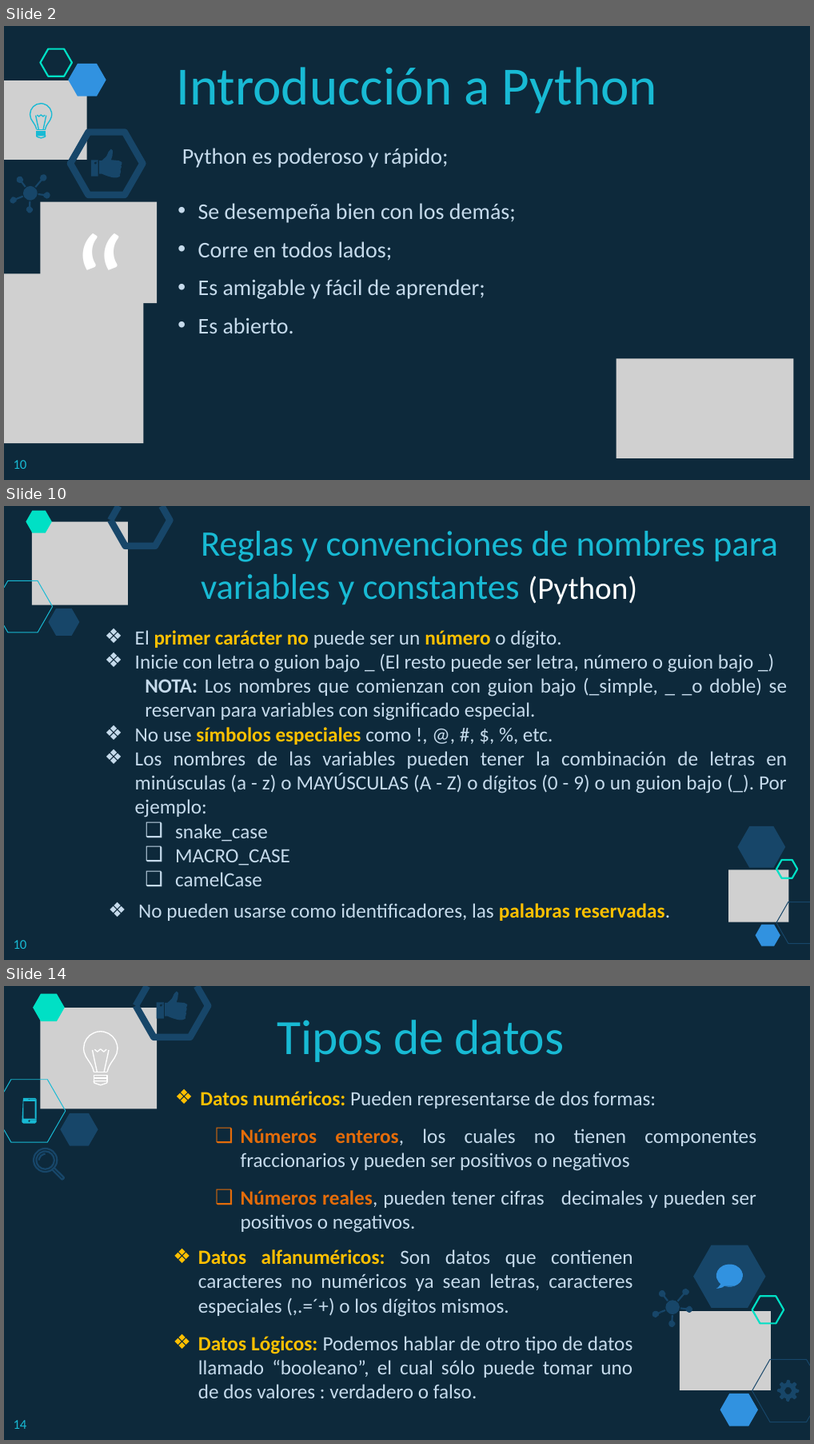
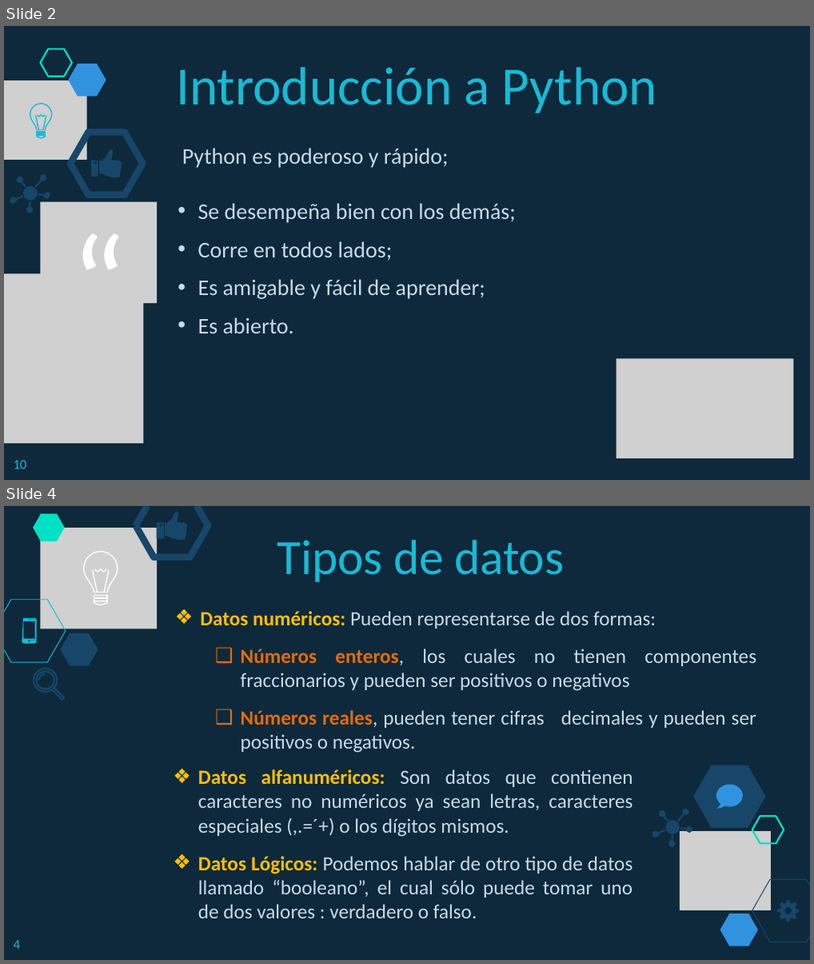
Before and after one commit to lizetheP/PensamientoC, a slide deck: Calendario2019/Presentaciones/1_4_IntroduccionPython.pptx. Shown one above the other, each under a label of ours: slides 2, 10 and 14 before the commit, slides 2 and 4 after it; the slides between them are not shown. The pictures are 814x1444 and 814x964 pixels, drawn with LibreOffice and Linux fonts; fonts in the diff are those of the drawing; grey boxes stand for pictures. Boxes give left, top, right and bottom in pixels: in the first picture for what was removed or moved away, otherwise in the second. Text is boxed around its words. In the diff, an @@ line names an element or a change of style, - is before the commit and + after.

```diff
--- a/Calendario2019/Presentaciones/1_4_IntroduccionPython.pptx
+++ b/Calendario2019/Presentaciones/1_4_IntroduccionPython.pptx
@@ slide 10 removed at (x1=4, y1=506, x2=810, y2=960), background #FFFFFF; not listed: 1 template element that a slide beside it also shows @@
@@ freeform shape removed at (x1=26, y1=511, x2=51, y2=533) @@
@@ picture removed at (x1=31, y1=521, x2=127, y2=604) @@
@@ freeform shape removed at (x1=110, y1=506, x2=170, y2=545) @@
@@ freeform shape removed at (x1=110, y1=506, x2=118, y2=520) @@
@@ text removed at (x1=201, y1=531, x2=778, y2=604) @@
-Reglas y convenciones de nombres para variables y constantes (Python)
@@ freeform shape removed at (x1=4, y1=581, x2=52, y2=632) @@
@@ freeform shape removed at (x1=48, y1=608, x2=80, y2=636) @@
@@ text removed at (x1=135, y1=630, x2=787, y2=886) @@
-❖ El primer carácter no puede ser un número o dígito.
-❖ Inicie con letra o guion bajo _ (El resto puede ser letra, número o guion bajo _)
-  NOTA: Los nombres que comienzan con guion bajo (_simple, _ _o doble) se reservan para variables con significado especial.
-❖ No use símbolos especiales como !, @, #, $, %, etc.
-❖ Los nombres de las variables pueden tener la combinación de letras en minúsculas (a - z) o MAYÚSCULAS (A - Z) o dígitos (0 - 9) o un guion bajo (_). Por ejemplo:
-  ❑ snake_case
-  ❑ MACRO_CASE
-  ❑ camelCase
@@ freeform shape removed at (x1=738, y1=826, x2=786, y2=868) @@
@@ freeform shape removed at (x1=777, y1=860, x2=798, y2=879) @@
@@ picture removed at (x1=729, y1=870, x2=790, y2=922) @@
@@ text removed at (x1=138, y1=903, x2=671, y2=920) @@
-❖ No pueden usarse como identificadores, las palabras reservadas.
@@ freeform shape removed at (x1=777, y1=902, x2=810, y2=923) @@
@@ freeform shape removed at (x1=755, y1=924, x2=781, y2=945) @@
@@ freeform shape removed at (x1=777, y1=922, x2=810, y2=943) @@
@@ page number removed at (x1=14, y1=940, x2=27, y2=948) @@
-10
@@ what was slide 14 is now slide 4 @@
@@ page number at (x1=14, y1=940, x2=20, y2=948): text changed @@
-14
+4
```
Also in this commit, not shown: 3 slides changed, 13 other slides removed, 18 other files.
